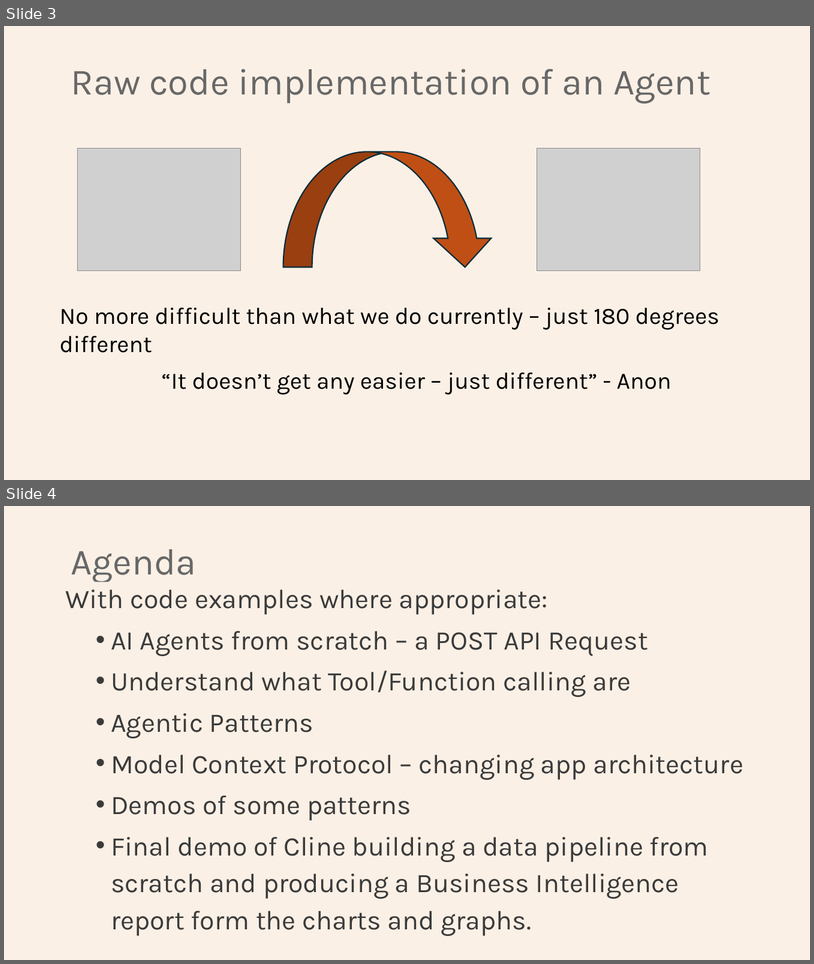
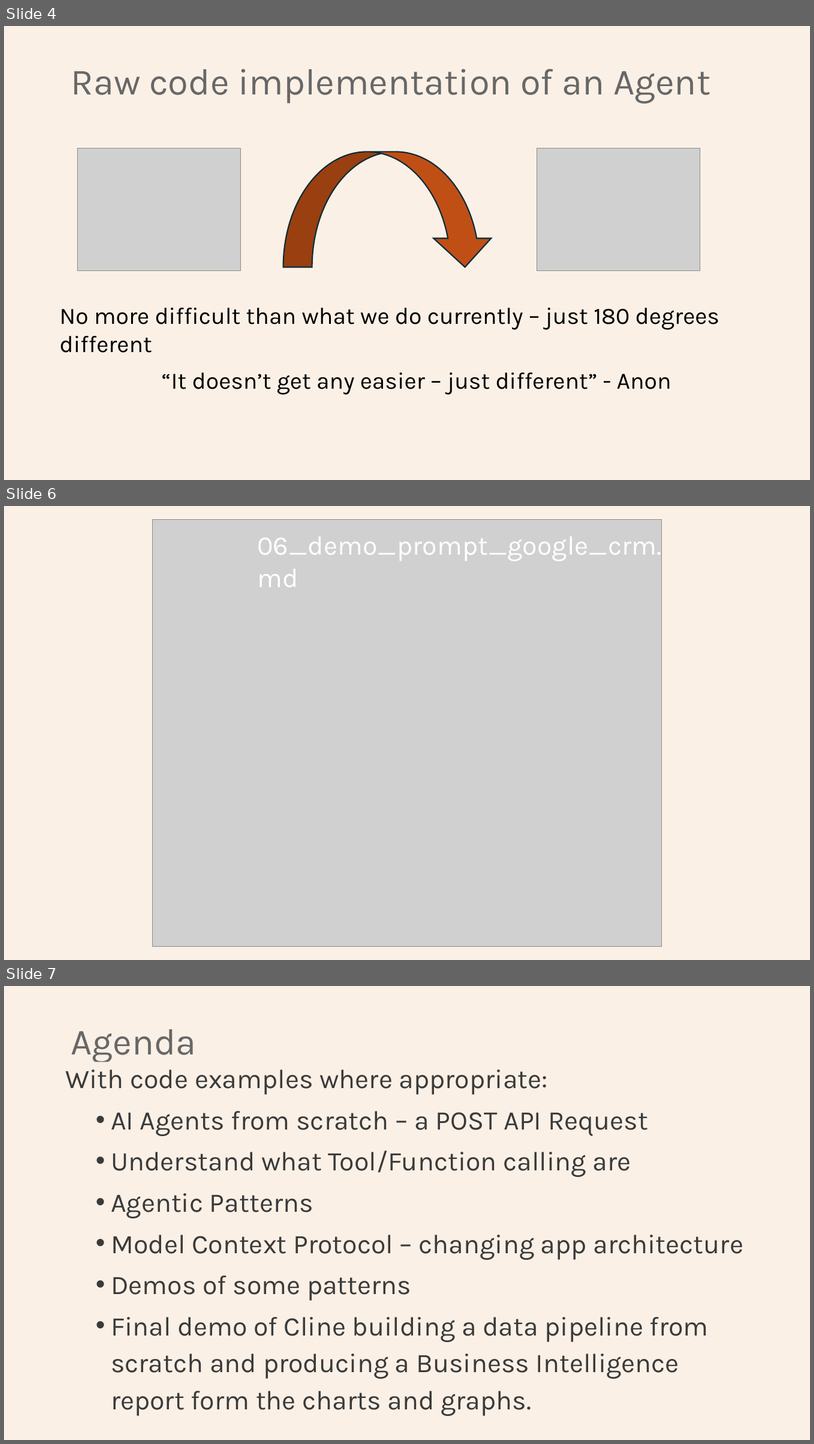
Before and after one commit to Python-Test-Engineer/earl2025, a slide deck: AI_Agents_in_the_Data_Pipeline.pptx. Shown one above the other, each under a label of ours: slides 3 and 4 before the commit, slides 4, 6 and 7 after it; the slides between them are not shown. The pictures are 814x964 and 814x1444 pixels, drawn with LibreOffice and Linux fonts; fonts in the diff are those of the drawing; grey boxes stand for pictures. Boxes give left, top, right and bottom in pixels: in the first picture for what was removed or moved away, otherwise in the second. Text is boxed around its words. In the diff, an @@ line names an element or a change of style, - is before the commit and + after.

```diff
--- a/AI_Agents_in_the_Data_Pipeline.pptx
+++ b/AI_Agents_in_the_Data_Pipeline.pptx
@@ slide 6 added at <box>4,506,810,960</box>, background #FAF0E6 @@
@@ picture added at <box>153,519,662,946</box> @@
@@ text added at <box>257,537,662,587</box>, 32 pt, text #FFFFFF @@
+06_demo_prompt_google_crm.md
@@ what was slide 3 is now slide 4 @@
@@ what was slide 4 is now slide 7 @@
```
Also in this commit, not shown: 1 slide changed, 1 other slide added.
